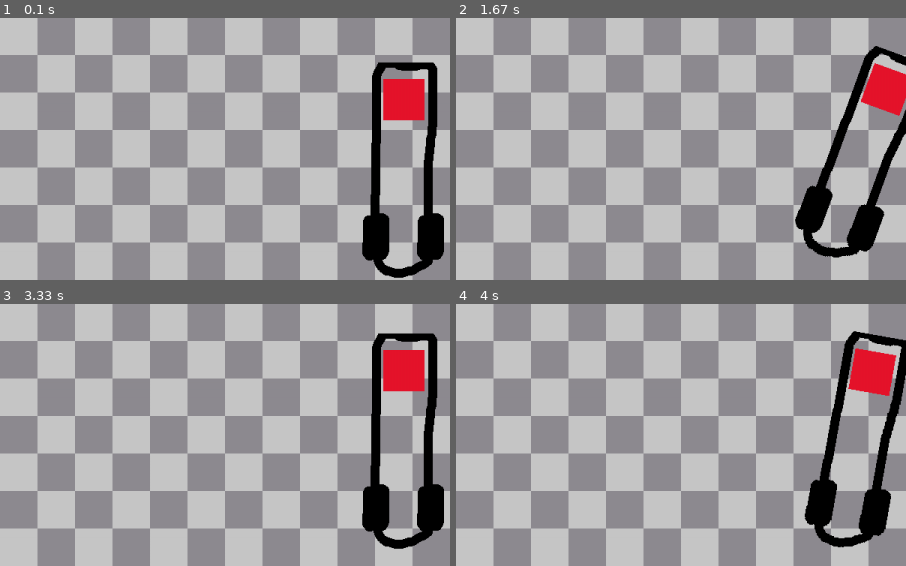
Above: before the commit, frames 1-4 (two rows, left to right).
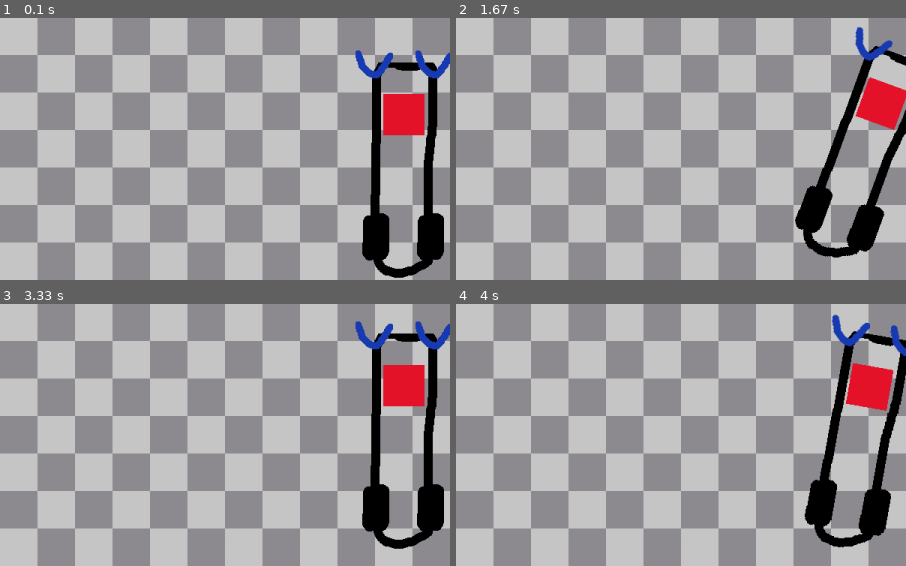
Above: after the commit, the same moments.

Repository: srchd/braitenberg
Game: pygame game, started from main.py
Same seed, same stepped clock (60 frames per second), same inputs: the game is played once before the commit and once after it.
Inputs:
- Up to frame 1 (0.1 s): no input
- Up to frame 2 (1.67 s): hold D 0.33-0.8 s; hold W 0.83-1.13 s; hold D 1.17-1.63 s
- Up to frame 3 (3.33 s): hold A 1.67-2.2 s; hold S 2.23-2.53 s; hold A 2.57-2.97 s; hold W from 3 s (still down)
- Up to frame 4 (4 s): release W at 3.37 s; hold D from 3.4 s (still down)
The pictures show only the part of the screen within x 50-100%, y 50-100%; the shares and areas given below are measured in that part.

The runs differ from the first frame. In frame 1, 1.9% of the frame differs, in the area x 78-100%, y 12-46%; in frame 2, 1.5%; in frame 3, 1.9%; in frame 4, 1.7%.

Commit message:
Draws sensor on surface, but attached to the car

Diff:
--- a/lib/objects/controller.py
+++ b/lib/objects/controller.py
@@ -26,7 +26,7 @@
         new_rect = self.img.get_rect()
 
         # "Randomly" selected positions related to the car
-        new_rect.centerx = 240
+        new_rect.centerx = 220
         new_rect.centery = 62
 
         car.img.blit(self.img, new_rect)
--- /dev/null
+++ b/lib/objects/sensor.py
@@ -0,0 +1,46 @@
+import pygame
+
+from lib.objects.drawable_object import DrawableObject
+from lib.objects.car import Car
+
+
+class Sensor(DrawableObject):
+    def __init__(self, x: int, y: int, img_path: str, offset_vector: tuple) -> None:
+        """
+        Initializes the Sensor class.
+        Calls the parent 'DrawableObject' constructor.
+
+        Parameters:
+            x (int): X position of the object.
+            y (int): Y position of the object.
+            img_path (str): The path to the image which represents the object.
+            offset_vector (pygame.math.Vector2): The offset 2D Vector from the pivot (car) point.
+        """
+        super().__init__(x, y, img_path)
+
+        self.offset_vector = offset_vector
+        self.rotation_to_car_offset = 90
+
+        return
+
+    def draw(self, car: Car, surface: pygame.Surface) -> None:
+        """
+        Draws the Sensor, and rotating them pivoting the car's center point
+
+        Parameters:
+            car (Car): The car, where the sensors are attached.
+            surface (pygame.Surface): The surface where the sensors have to be drawn.
+        """
+
+        # Adding the Car's rotation, since the original images have a difference in rotation
+        self.rotation = car.rotation + self.rotation_to_car_offset
+
+
+        # Rotates the image, the offset vector, and adding the vector to the pivot point
+        rotated_image = pygame.transform.rotozoom(self.img, self.rotation, 1)
+        rotated_offset = self.offset_vector.rotate(-self.rotation)
+        rect = rotated_image.get_rect(center=(car.x, car.y)+rotated_offset)
+
+        surface.blit(rotated_image, rect)
+
+        return
--- a/windows/main_window.py
+++ b/windows/main_window.py
@@ -6,6 +6,7 @@
 from lib.objects.car import Car
 from lib.objects.controller import Controller
 from lib.objects.light_source import LightSource
+from lib.objects.sensor import Sensor
 
 
 class MainWindow:
@@ -45,6 +46,13 @@
         path_to_light_source = 'images/light_source.png'
         self.light_source = LightSource(333, 333, path_to_light_source, 3)
 
+        path_to_sensor = 'images/sensor.png'
+        left_sensor_offset_vector = pygame.math.Vector2(40, 150)  # Offset vector form the center of the car
+        self.left_sensor = Sensor(0, 0, path_to_sensor, left_sensor_offset_vector)
+
+        right_sensor_offset_vector = pygame.math.Vector2(-40, 150)  # Offset vector form the center of the car
+        self.right_sensor = Sensor(0, 0, path_to_sensor, right_sensor_offset_vector)
+
     def run(self) -> None:
         """
         Main function, which runs the simulation.
@@ -75,6 +83,8 @@
             draw_checkerboard_background(self.surface, self.background_image, self.scaling_factor)
             self.car.draw(self.surface)
             self.controller.draw(self.car)
+            self.left_sensor.draw(self.car, self.surface)
+            self.right_sensor.draw(self.car, self.surface)
             self.light_source.draw(self.surface, self.scaling_factor)
 
             pygame.display.update()
Binary file added: images/sensor.png
